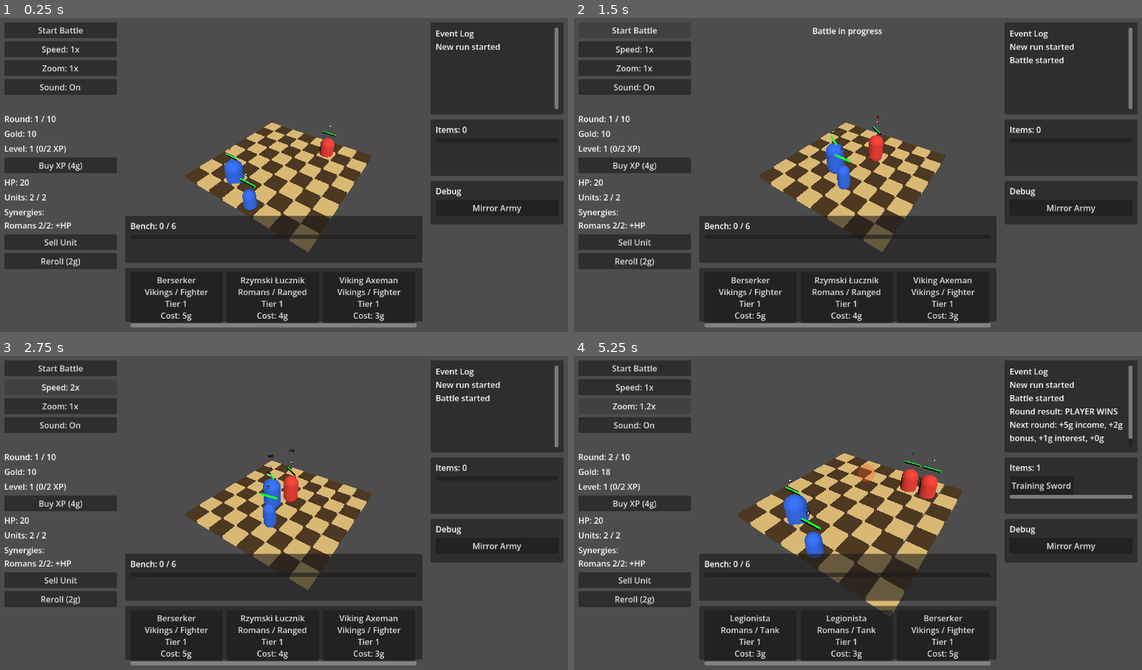
Above: before the commit, frames 1-4 (two rows, left to right).
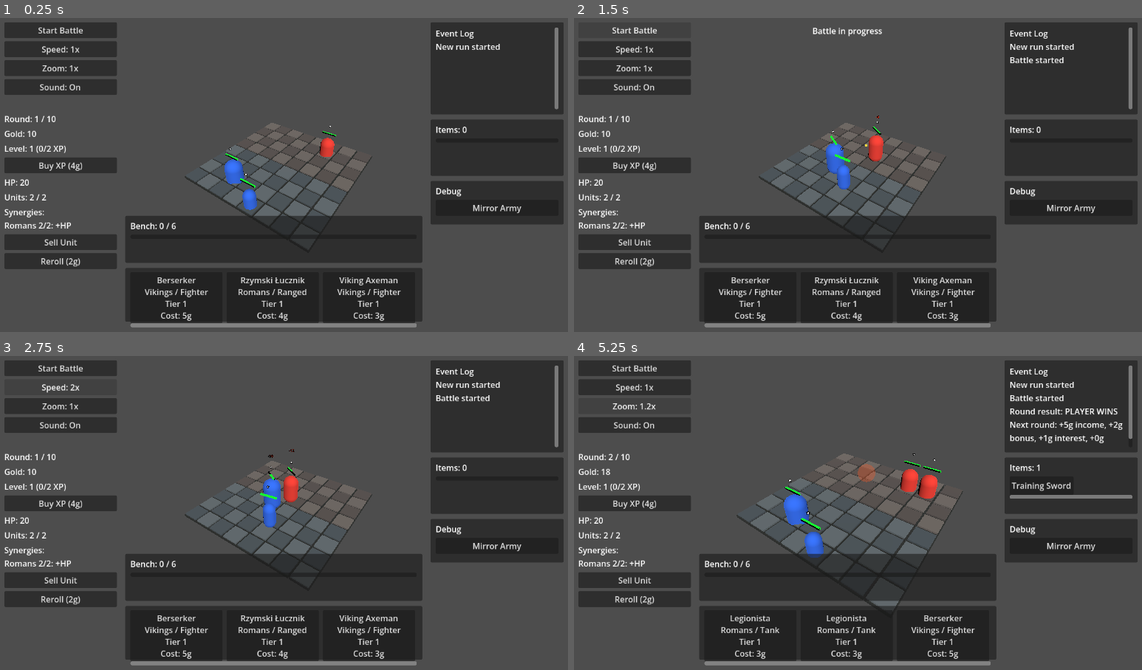
Above: after the commit, the same moments.

Repository: janmgryka-bit/warmarket
Game: Godot game, scene res://scenes/Main.tscn
The game is run twice, just before and just after one commit, with the same random seed, the same clock (stepped at 60 frames per second) and the same inputs.
Inputs:
- Up to frame 1 (0.25 s): no input
- Up to frame 2 (1.5 s): click "Start Battle" at 0.5 s; click "Start Battle" at 1.25 s
- Up to frame 3 (2.75 s): click "Speed: 1x" at 2 s
- Up to frame 4 (5.25 s): click "Speed: 2x" at 2.75 s; click "Speed: 4x" at 3.5 s; click "Next Round" at 4.25 s; click "Zoom: 1x" at 5 s

The runs differ from the first frame. In frame 1, 6.1% of the frame differs, in the area x 32-66%, y 33-75%; in frame 2, 6.0%; in frame 3, 6.0%; in frame 4, 8.8%, in the area x 28-69%, y 31-84%.

Commit message:
Add stone arena board visuals

Diff:
--- a/godot_project/war-market/scripts/board.gd
+++ b/godot_project/war-market/scripts/board.gd
@@ -10,6 +10,11 @@
 var tile_original_colors: Dictionary = {}
 var highlighted_tile_positions: Array[Vector2i] = []
 var highlight_color: Color = Color(0.25, 1.0, 0.35)
+var stone_light_color: Color = Color(0.48, 0.49, 0.47)
+var stone_dark_color: Color = Color(0.36, 0.37, 0.36)
+var player_side_tint: Color = Color(0.18, 0.34, 0.52)
+var enemy_side_tint: Color = Color(0.48, 0.24, 0.22)
+var slab_edge_color: Color = Color(0.20, 0.21, 0.20)
 
 func _ready() -> void:
 	print("BOARD SCRIPT DZIALA")
@@ -29,19 +34,11 @@
 			tile_body.input_ray_pickable = true
 			add_child(tile_body)
 
-			var mesh_instance := MeshInstance3D.new()
-			var mesh := BoxMesh.new()
-			mesh.size = Vector3(tile_size * 0.9, 0.25, tile_size * 0.9)
-			mesh_instance.mesh = mesh
+			var edge_instance := create_tile_edge()
+			tile_body.add_child(edge_instance)
 
-			var material := StandardMaterial3D.new()
-			material.shading_mode = BaseMaterial3D.SHADING_MODE_UNSHADED
-
-			if (x + z) % 2 == 0:
-				material.albedo_color = Color(0.85, 0.72, 0.45)
-			else:
-				material.albedo_color = Color(0.30, 0.22, 0.14)
-
+			var mesh_instance := create_tile_slab(grid_pos)
+			var material := mesh_instance.material_override as StandardMaterial3D
 			mesh_instance.material_override = material
 			tile_body.add_child(mesh_instance)
 			tile_bodies[grid_pos] = tile_body
@@ -58,6 +55,38 @@
 			tile_count += 1
 
 	print("UTWORZONO KAFELKOW: ", tile_count)
+
+func create_tile_slab(grid_pos: Vector2i) -> MeshInstance3D:
+	var mesh_instance := MeshInstance3D.new()
+	mesh_instance.name = "StoneSlab"
+	var mesh := BoxMesh.new()
+	mesh.size = Vector3(tile_size * 0.88, 0.18, tile_size * 0.88)
+	mesh_instance.mesh = mesh
+	mesh_instance.position = Vector3(0.0, 0.04, 0.0)
+	mesh_instance.material_override = create_stone_material(get_tile_stone_color(grid_pos))
+	return mesh_instance
+
+func create_tile_edge() -> MeshInstance3D:
+	var edge_instance := MeshInstance3D.new()
+	edge_instance.name = "SlabEdge"
+	var edge_mesh := BoxMesh.new()
+	edge_mesh.size = Vector3(tile_size * 0.96, 0.16, tile_size * 0.96)
+	edge_instance.mesh = edge_mesh
+	edge_instance.position = Vector3(0.0, -0.04, 0.0)
+	edge_instance.material_override = create_stone_material(slab_edge_color)
+	return edge_instance
+
+func get_tile_stone_color(grid_pos: Vector2i) -> Color:
+	var color := stone_light_color if (grid_pos.x + grid_pos.y) % 2 == 0 else stone_dark_color
+	if grid_pos.y >= height / 2:
+		return color.lerp(player_side_tint, 0.18)
+	return color.lerp(enemy_side_tint, 0.16)
+
+func create_stone_material(color: Color) -> StandardMaterial3D:
+	var material := StandardMaterial3D.new()
+	material.albedo_color = color
+	material.roughness = 0.82
+	return material
 
 func _on_tile_input_event(
 	_camera: Camera3D,
@@ -111,6 +140,6 @@
 
 func get_tile_mesh_instance(tile_body: Node) -> MeshInstance3D:
 	for child in tile_body.get_children():
-		if child is MeshInstance3D:
+		if child is MeshInstance3D and child.name == "StoneSlab":
 			return child
 	return null
